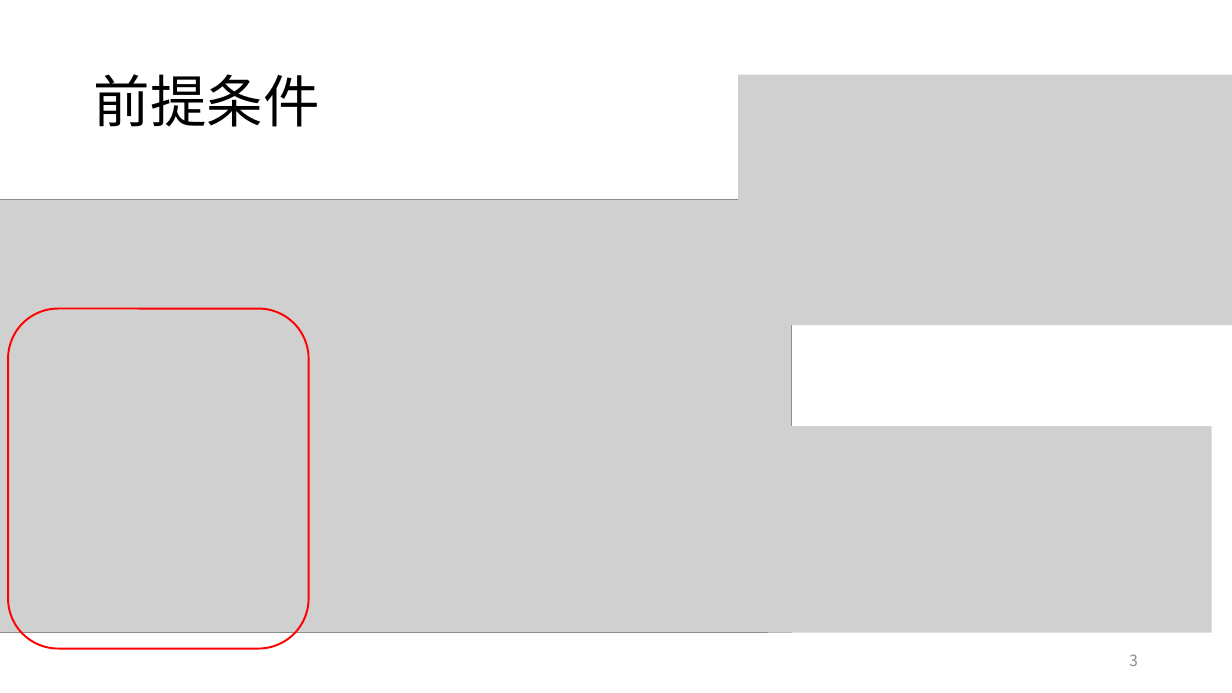
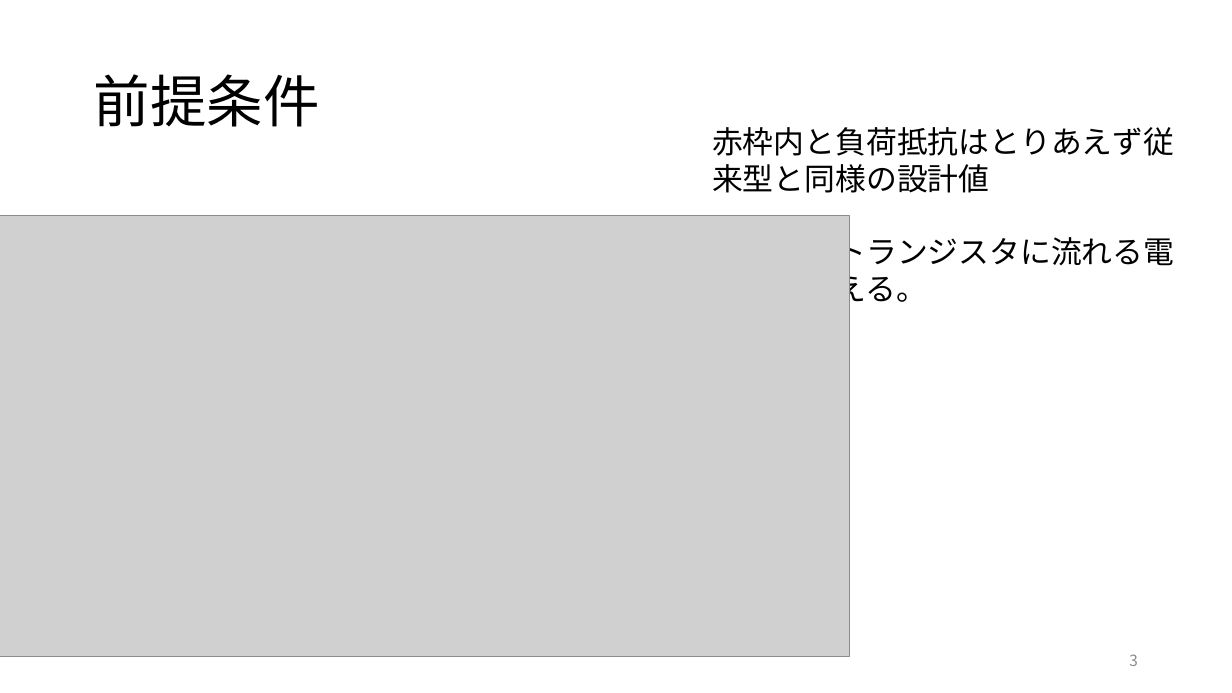
Before and after one commit to kjm-desktop10400/reserch, a slide deck: slide 3 of folded_gilbert/20230717/折り返し型の電圧範囲.pptx. Drawn at 1232x693 pixels with LibreOffice and Linux fonts; fonts in the diff are those of the drawing; grey boxes stand for pictures. Boxes give left, top, right and bottom in pixels: in the first picture for what was removed or moved away, otherwise in the second. Text is boxed around its words. In the diff, an @@ line names an element or a change of style, - is before the commit and + after.

```diff
--- a/folded_gilbert/20230717/折り返し型の電圧範囲.pptx
+++ b/folded_gilbert/20230717/折り返し型の電圧範囲.pptx
@@ picture removed at (738,75,1232,325) @@
@@ text added at (712,127,1174,309), 24 pt, text #000000 @@
+赤枠内と負荷抵抗はとりあえず従来型と同様の設計値
+まずは各トランジスタに流れる電流をそろえる。
@@ picture: place and size @@
-picture at (0,200,791,632)
+picture at (0,215,850,656)
@@ rounded rectangle removed at (8,309,309,649) @@
@@ picture removed at (768,426,1213,633) @@
```
Also in this commit, not shown: 3 other slides changed, 6 slides added, 3 slides removed, 30 other files.
